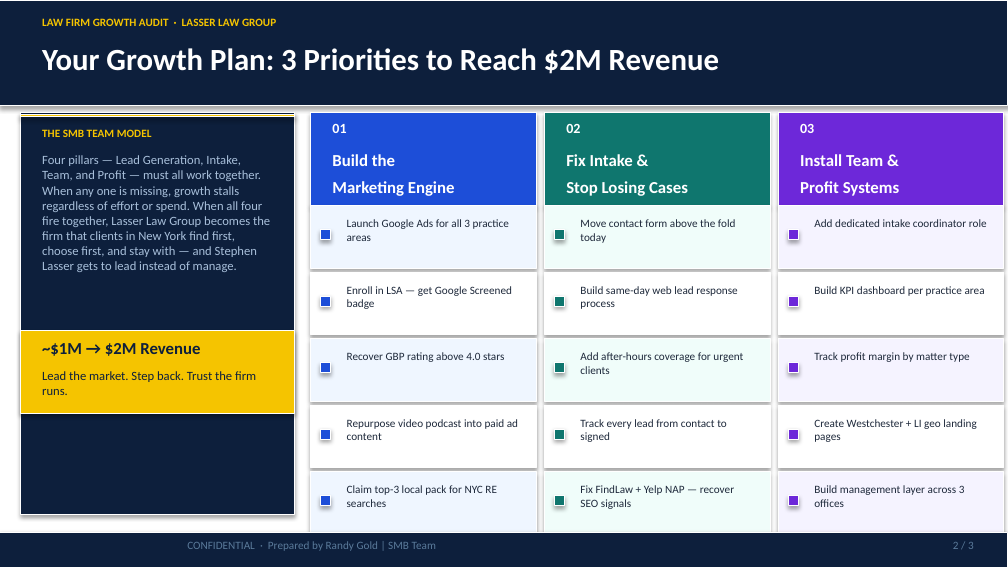
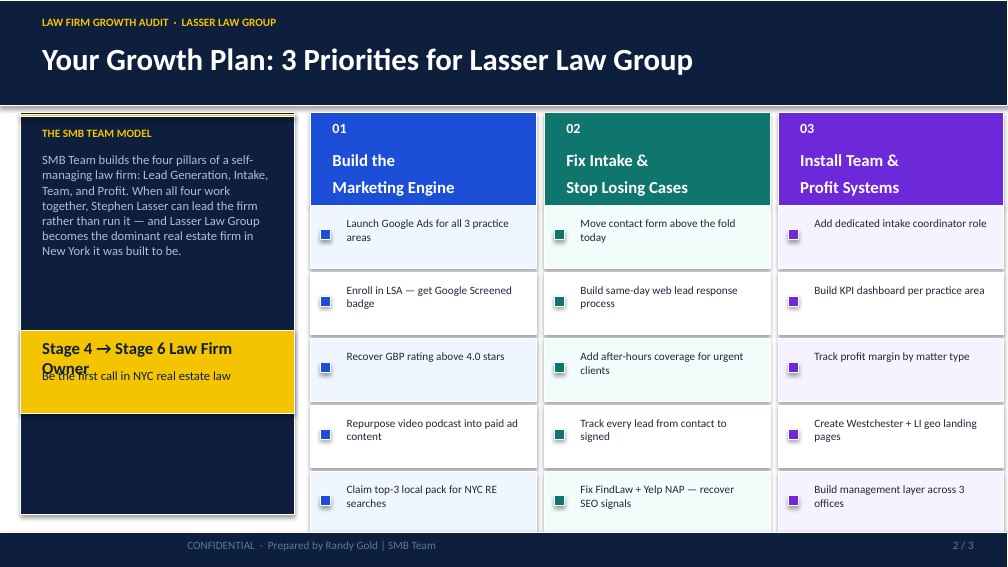
Before and after one commit to SMB-Team-Technology/workwith-smbteam, a slide deck: slide 2 of lasser-law-group/LasserLawGroup_June2_2026_Proposal.pptx. Drawn at 1008x567 pixels with LibreOffice and Linux fonts; fonts in the diff are those of the drawing. Boxes give left, top, right and bottom in pixels: in the first picture for what was removed or moved away, otherwise in the second. Text is boxed around its words. In the diff, an @@ line names an element or a change of style, - is before the commit and + after.

```diff
--- a/lasser-law-group/LasserLawGroup_June2_2026_Proposal.pptx
+++ b/lasser-law-group/LasserLawGroup_June2_2026_Proposal.pptx
@@ text at (42, 48, 693, 75): text changed @@
-Your Growth Plan: 3 Priorities to Reach $2M Revenue
+Your Growth Plan: 3 Priorities for Lasser Law Group
@@ text at (42, 155, 269, 255): text changed @@
-Four pillars — Lead Generation, Intake, Team, and Profit — must all work together. When any one is missing, growth stalls regardless of effort or spend. When all four fire together, Lasser Law Group becomes the firm that clients in New York find first, choose first, and stay with — and Stephen Lasser gets to lead instead of manage.
+SMB Team builds the four pillars of a self-managing law firm: Lead Generation, Intake, Team, and Profit. When all four work together, Stephen Lasser can lead the firm rather than run it — and Lasser Law Group becomes the dominant real estate firm in New York it was built to be.
@@ text at (42, 342, 232, 379): text changed @@
-~$1M → $2M Revenue
+Stage 4 → Stage 6 Law Firm Owner
@@ text at (42, 369, 231, 380): text changed @@
-Lead the market. Step back. Trust the firm runs.
+Be the first call in NYC real estate law
```
Also in this commit, not shown: 1 other slide changed, 1 other file.
